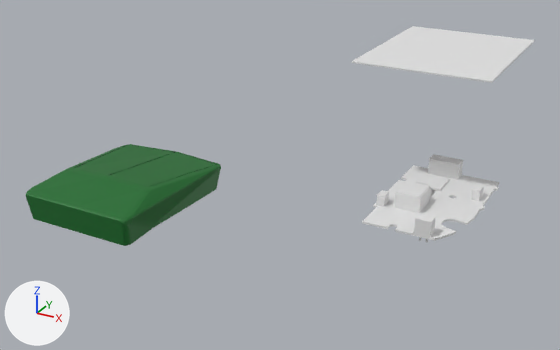
Renders of the Blender file mousemod1.blend from each side of a commit.
Both versions are drawn from a 50 mm lens placed at (21.5, -24.5, 14.8), pointed at (6.4, 2.8, 1.1). Arrows for +X, +Y and +Z are at lower left; the lights stay in place.

Objects in the first picture: 'Base plate', 'G305 circuit', 'Shell 1'.
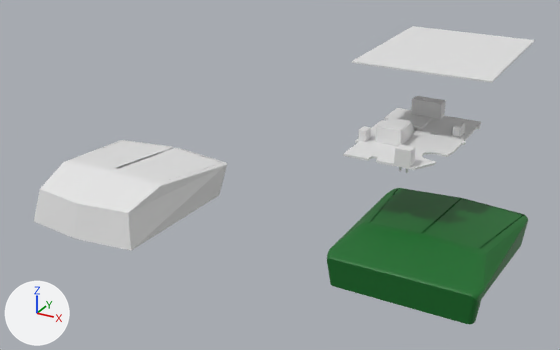
Commit message: lol second shell its really bad rip

Diff of the bpy script that builds the scene:
```diff
--- a/mousemod1.blend.py
+++ b/mousemod1.blend.py
@@ me_cube_002 @@
+me_cube_002.from_pydata(...)  # 433 vertices, 394 faces; spans x -1.18..1.18, y -1.0..1.18, z -1.0..1.84
@@ ob_g305_circuit @@
 ob_g305_circuit = bpy.data.objects.new('G305 circuit', me_g305_circuit)
-ob_g305_circuit.location = (12.91, 3.77, 1.69)
+ob_g305_circuit.location = (11.74, 4.49, 3.89)
 ob_g305_circuit.scale = (0.1, 0.1, 0.1)
@@ ob_shell_1 @@
 ob_shell_1 = bpy.data.objects.new('Shell 1', me_cube_003)
-ob_shell_1.location = (0.0, 0.0, 0.0)
+ob_shell_1.location = (13.98, 0.73, 0.39)
 ob_shell_1.scale = (2.7, 3.4, 0.5)
@@ ob_cube @@
+ob_cube = bpy.data.objects.new('Cube', me_cube_002)
+ob_cube.location = (0.0, 0.0, 0.0)
+ob_cube.scale = (2.7, 3.4, 0.75)
```

Pixel boxes [x1, y1, x2, y2] of what changed, in the pictures (560 x 350 px):
'Shell 1', moved: before [26, 144, 221, 246]; after [327, 188, 528, 324]
'Cube', added: after [34, 140, 227, 251]
'G305 circuit', moved: before [362, 154, 499, 242]; after [343, 96, 481, 173]
